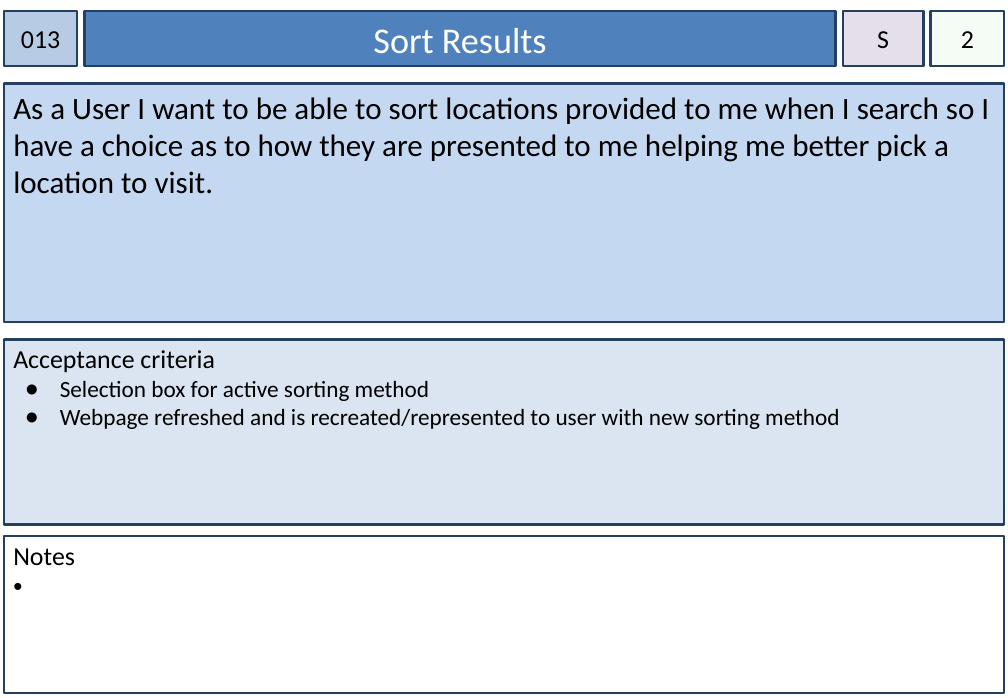
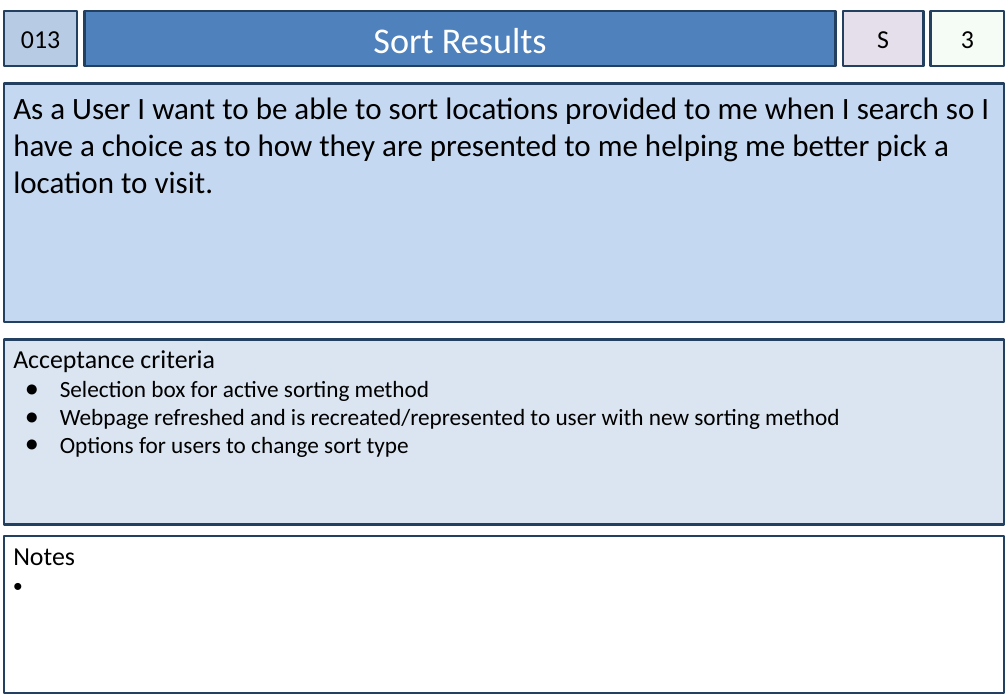
Before and after one commit to rickmccasker/IFB299, a slide deck: slide 15 of Documents/Story Cards.pptx. Drawn at 1008x698 pixels with LibreOffice and Linux fonts; fonts in the diff are those of the drawing. Boxes give left, top, right and bottom in pixels: in the first picture for what was removed or moved away, otherwise in the second. Text is boxed around its words. In the diff, an @@ line names an element or a change of style, - is before the commit and + after.

```diff
--- a/Documents/Story Cards.pptx
+++ b/Documents/Story Cards.pptx
@@ text in rectangle at box(961, 31, 974, 48): text changed @@
-2
+3
@@ text in rectangle at box(60, 437, 409, 457): paragraph added @@
+● Options for users to change sort type
```
Also in this commit, not shown: 15 other slides changed, 1 slide added, 22 other files.
